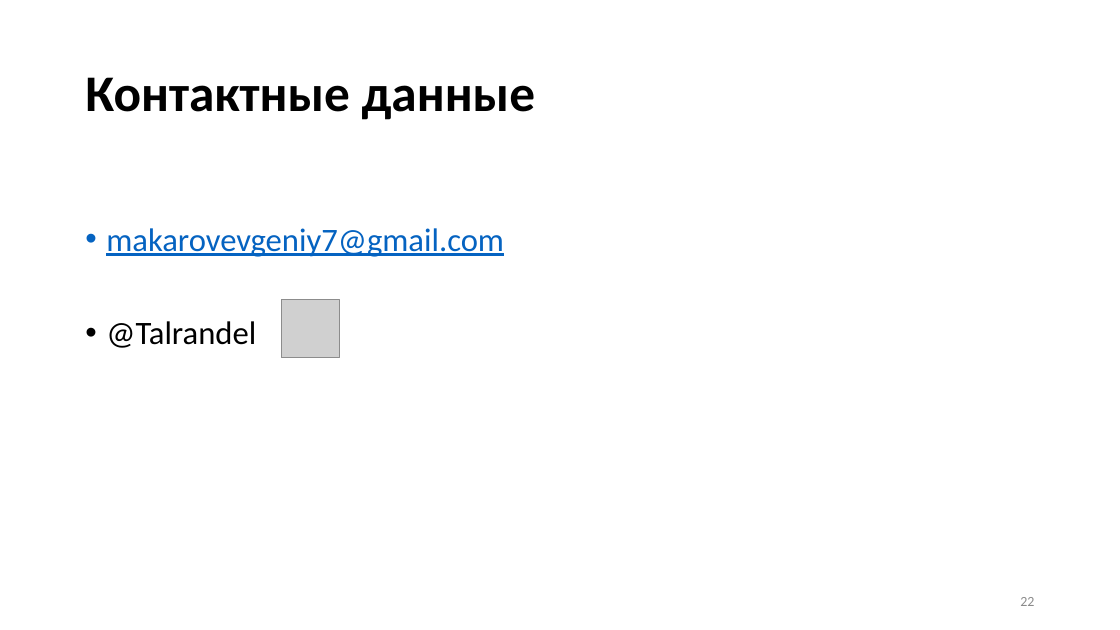
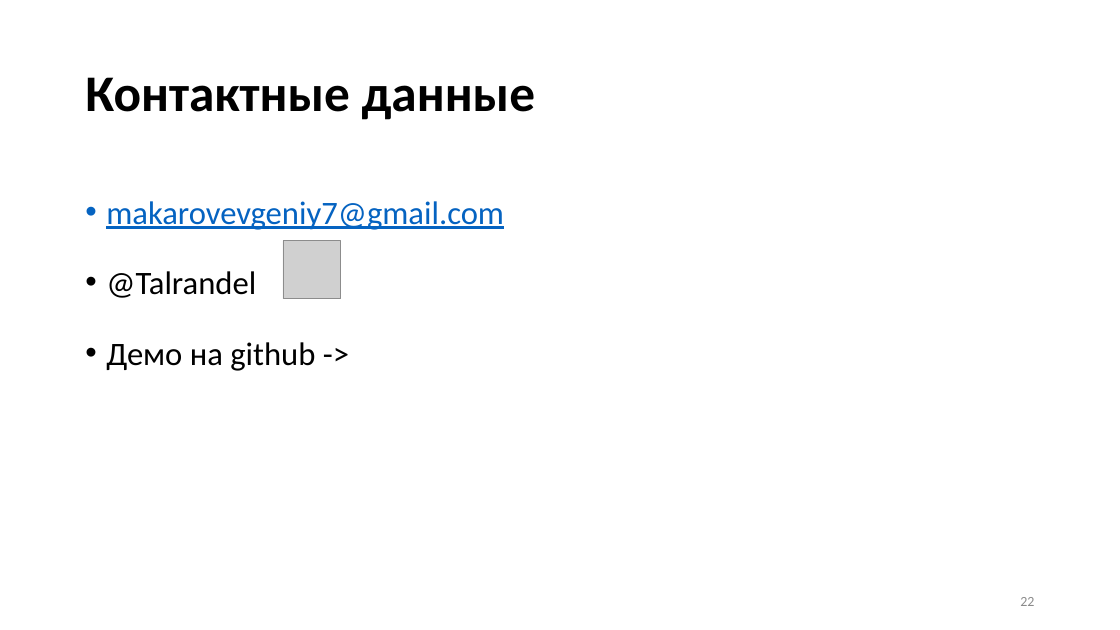
Before and after one commit to Talrandel/MemoryLeak, a slide deck: slide 22 of Утечки памяти.pptx. Drawn at 1120x630 pixels with LibreOffice and Linux fonts; fonts in the diff are those of the drawing; grey boxes stand for pictures. Boxes give left, top, right and bottom in pixels: in the first picture for what was removed or moved away, otherwise in the second. Text is boxed around its words. In the diff, an @@ line names an element or a change of style, - is before the commit and + after.

Commit message:
Правки по демо

```diff
--- a/Утечки памяти.pptx
+++ b/Утечки памяти.pptx
@@ text at <box>106,201,504,298</box>: line spacing 0.9 to 1.5 @@
@@ picture: place and size @@
-picture at <box>281,300,339,358</box>
+picture at <box>283,241,341,299</box>
@@ text at <box>106,342,315,371</box>: paragraph added @@
+• Демо на github ->
```
Also in this commit, not shown: 3 other slides changed, 23 other files.
